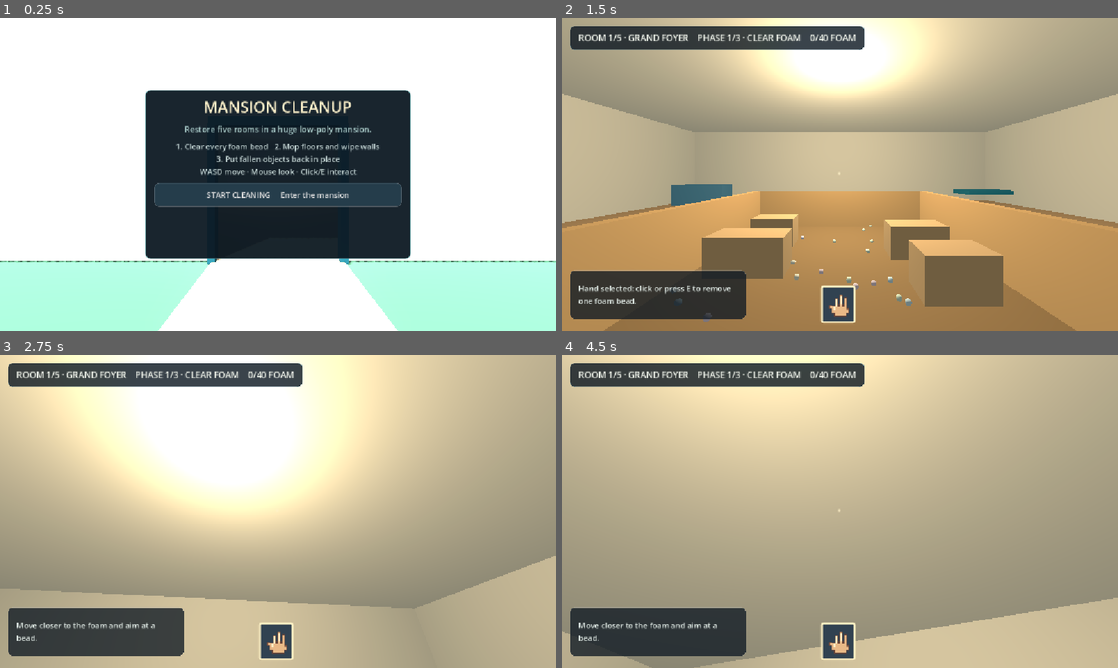
Above: before the commit, frames 1-4 (two rows, left to right).
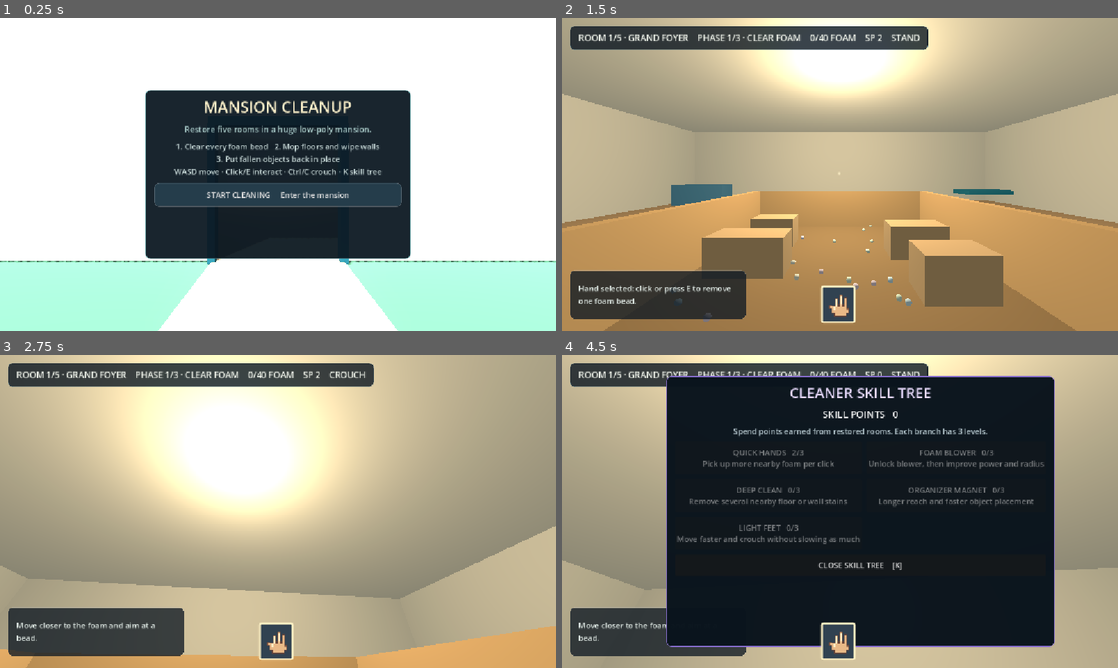
Above: after the commit, the same moments.

Repository: OuanEng/gay
Game: Godot game, scene res://house_main.tscn
The game is run twice, just before and just after one commit, with the same random seed, the same clock (stepped at 60 frames per second) and the same inputs.
Inputs (mouse positions are in pixels of both pictures, inside the frame that each line leads up to):
- Up to frame 1 (0.25 s): no input
- Up to frame 2 (1.5 s): click "START CLEANING Enter the mans…" at 0.5 s; click (840, 305) at 1.25 s
- Up to frame 3 (2.75 s): tap E at 2 s; move the mouse to (305, 511) at 2.02 s; hold W from 2.03 s (still down); hold Ctrl from 2.03 s (still down); click (305, 511) at 2.17 s; tap C at 2.3 s
- Up to frame 4 (4.5 s): move the mouse to (812, 511) at 2.77 s; release Ctrl at 2.78 s; tap C at 2.85 s; click (812, 511) at 2.92 s; tap K at 3.05 s; release W at 3.5 s; click (767, 458) at 3.5 s, where only the run after the commit has a clickable "QUICK HANDS 0/3 Pick up more …"; click (767, 458) at 4.25 s, where only the run after the commit has a clickable "QUICK HANDS 1/3 Pick up more …"

The runs differ from the first frame. In frame 1, 0.5% of the frame differs, in the area x 31-69%, y 48-51%; in frame 2, 0.9%; in frame 3, 26%; in frame 4, 65%, in the area x 0-100%, y 0-100%.

Commit message:
Add cleaner skill tree and crouch upgrades

Diff:
--- a/house_game.gd
+++ b/house_game.gd
@@ -11,6 +11,8 @@
 
 var player: CharacterBody3D
 var view: Camera3D
+var player_collider: CollisionShape3D
+var player_capsule: CapsuleShape3D
 var foam_root: Node3D
 var stage_root: Node3D
 var pearls: Array[PhysicsBody3D] = []
@@ -55,6 +57,10 @@
 var next_level_button: Button
 var tools_bar: HBoxContainer
 var tool_buttons: Array[Button] = []
+var skill_panel: PanelContainer
+var skill_points_label: Label
+var skill_buttons: Array[Button] = []
+var skill_from_shop := false
 var selected_tool := 0
 var uv_marker: Label
 var mode := ""
@@ -82,6 +88,13 @@
 var level_values := [25, 45, 75, 110, 160, 230, 320, 450, 650, 1000]
 var level_names := ["TINY BOX", "BIG BOX", "BEDROOM", "PLAYROOM", "SMALL HOUSE", "TWO ROOMS", "FOAM HOUSE", "STORAGE", "FACTORY", "MEGA WAREHOUSE"]
 var current_foam_count := 10
+var skill_points := 2
+var hand_skill := 0
+var blower_skill := 0
+var mop_skill := 0
+var organize_skill := 0
+var mobility_skill := 0
+var crouching := false
 var cleanup_phase := 0
 var dirt_spots: Array[StaticBody3D] = []
 var misplaced_items: Array[StaticBody3D] = []
@@ -252,13 +265,13 @@
 	player.position = Vector3(0.0, 0.1, 11.0)
 	player.collision_layer = 1
 	player.collision_mask = 3
-	var capsule := CapsuleShape3D.new()
-	capsule.radius = 0.35
-	capsule.height = 1.7
-	var collider := CollisionShape3D.new()
-	collider.shape = capsule
-	collider.position.y = 0.85
-	player.add_child(collider)
+	player_capsule = CapsuleShape3D.new()
+	player_capsule.radius = 0.35
+	player_capsule.height = 1.7
+	player_collider = CollisionShape3D.new()
+	player_collider.shape = player_capsule
+	player_collider.position.y = 0.85
+	player.add_child(player_collider)
 	view = Camera3D.new()
 	view.position.y = 1.55
 	view.current = true
@@ -364,7 +377,7 @@
 	subtitle.add_theme_color_override("font_color", Color("a8c9c7"))
 	menu.add_child(subtitle)
 	var controls := Label.new()
-	controls.text = "1. Clear every foam bead   2. Mop floors and wipe walls\n3. Put fallen objects back in place\nWASD move · Mouse look · Click/E interact"
+	controls.text = "1. Clear every foam bead   2. Mop floors and wipe walls\n3. Put fallen objects back in place\nWASD move · Click/E interact · Ctrl/C crouch · K skill tree"
 	controls.horizontal_alignment = HORIZONTAL_ALIGNMENT_CENTER
 	controls.add_theme_font_size_override("font_size", 16)
 	controls.add_theme_color_override("font_color", Color("c7d8d7"))
@@ -385,6 +398,7 @@
 	hard_button.pressed.connect(start_new_career)
 	menu.add_child(hard_button)
 	make_shop_ui(root)
+	make_skill_tree_ui(root)
 	tools_bar = HBoxContainer.new()
 	tools_bar.anchor_left = 0.5
 	tools_bar.anchor_right = 0.5
@@ -441,8 +455,61 @@
 	buy_blower_button = shop_button(shop, "BUY FOAM BLOWER — 120", buy_blower)
 	upgrade_uv_button = shop_button(shop, "UPGRADE UV RANGE — 100", upgrade_uv)
 	upgrade_blower_button = shop_button(shop, "UPGRADE BLOWER — 150", upgrade_blower)
+	shop_button(shop, "OPEN SKILL TREE", func(): open_skill_tree(true))
 	next_level_button = shop_button(shop, "NEXT LEVEL", next_level)
 	shop_panel.visible = false
+
+
+func make_skill_tree_ui(root: Control) -> void:
+	skill_panel = PanelContainer.new()
+	skill_panel.anchor_left = 0.5
+	skill_panel.anchor_right = 0.5
+	skill_panel.anchor_top = 0.5
+	skill_panel.anchor_bottom = 0.5
+	skill_panel.offset_left = -360.0
+	skill_panel.offset_right = 360.0
+	skill_panel.offset_top = -280.0
+	skill_panel.offset_bottom = 280.0
+	skill_panel.add_theme_stylebox_override("panel", ui_panel_style(Color(0.035, 0.075, 0.11, 0.98), Color("8a6fd1")))
+	skill_panel.mouse_filter = Control.MOUSE_FILTER_STOP
+	root.add_child(skill_panel)
+	var column := VBoxContainer.new()
+	column.add_theme_constant_override("separation", 10)
+	skill_panel.add_child(column)
+	var title := Label.new()
+	title.text = "CLEANER SKILL TREE"
+	title.horizontal_alignment = HORIZONTAL_ALIGNMENT_CENTER
+	title.add_theme_font_size_override("font_size", 30)
+	title.add_theme_color_override("font_color", Color("eadcff"))
+	column.add_child(title)
+	skill_points_label = Label.new()
+	skill_points_label.horizontal_alignment = HORIZONTAL_ALIGNMENT_CENTER
+	skill_points_label.add_theme_font_size_override("font_size", 20)
+	column.add_child(skill_points_label)
+	var intro := Label.new()
+	intro.text = "Spend points earned from restored rooms. Each branch has 3 levels."
+	intro.horizontal_alignment = HORIZONTAL_ALIGNMENT_CENTER
+	intro.add_theme_color_override("font_color", Color("b9cbd2"))
+	column.add_child(intro)
+	var grid := GridContainer.new()
+	grid.columns = 2
+	grid.add_theme_constant_override("h_separation", 10)
+	grid.add_theme_constant_override("v_separation", 10)
+	column.add_child(grid)
+	var labels := ["QUICK HANDS", "FOAM BLOWER", "DEEP CLEAN", "ORGANIZER MAGNET", "LIGHT FEET"]
+	for i in labels.size():
+		var button := Button.new()
+		button.custom_minimum_size = Vector2(325.0, 68.0)
+		button.pressed.connect(upgrade_skill.bind(i))
+		grid.add_child(button)
+		skill_buttons.append(button)
+	var close := Button.new()
+	close.text = "CLOSE SKILL TREE    [K]"
+	close.custom_minimum_size.y = 44.0
+	close.pressed.connect(close_skill_tree)
+	column.add_child(close)
+	skill_panel.visible = false
+	update_skill_tree()
 
 
 func shop_button(parent: Control, text_value: String, callback: Callable) -> Button:
@@ -452,6 +519,74 @@
 	button.pressed.connect(callback)
 	parent.add_child(button)
 	return button
+
+
+func open_skill_tree(from_shop: bool = false) -> void:
+	skill_from_shop = from_shop
+	skill_panel.visible = true
+	if shop_panel != null:
+		shop_panel.visible = false
+	mouse_captured = false
+	Input.mouse_mode = Input.MOUSE_MODE_VISIBLE
+	update_skill_tree()
+
+
+func close_skill_tree() -> void:
+	skill_panel.visible = false
+	if skill_from_shop:
+		shop_panel.visible = true
+	elif playing:
+		capture_mouse()
+
+
+func upgrade_skill(branch: int) -> void:
+	if skill_points <= 0:
+		message = "No skill points. Restore another room to earn more."
+		update_skill_tree()
+		return
+	var level := get_skill_level(branch)
+	if level >= 3:
+		return
+	skill_points -= 1
+	set_skill_level(branch, level + 1)
+	if branch == 1:
+		owns_blower = true
+		blower_level = blower_skill
+		if tool_buttons.size() >= 3:
+			tool_buttons[2].visible = true
+	update_skill_tree()
+	update_ui()
+
+
+func get_skill_level(branch: int) -> int:
+	return [hand_skill, blower_skill, mop_skill, organize_skill, mobility_skill][branch]
+
+
+func set_skill_level(branch: int, value: int) -> void:
+	match branch:
+		0: hand_skill = value
+		1: blower_skill = value
+		2: mop_skill = value
+		3: organize_skill = value
+		4: mobility_skill = value
+
+
+func update_skill_tree() -> void:
+	if skill_points_label == null:
+		return
+	skill_points_label.text = "SKILL POINTS   %d" % skill_points
+	var names := ["QUICK HANDS", "FOAM BLOWER", "DEEP CLEAN", "ORGANIZER MAGNET", "LIGHT FEET"]
+	var details := [
+		"Pick up more nearby foam per click",
+		"Unlock blower, then improve power and radius",
+		"Remove several nearby floor or wall stains",
+		"Longer reach and faster object placement",
+		"Move faster and crouch without slowing as much"
+	]
+	for i in skill_buttons.size():
+		var level := get_skill_level(i)
+		skill_buttons[i].text = "%s   %d/3\n%s" % [names[i], level, details[i]]
+		skill_buttons[i].disabled = level >= 3 or skill_points <= 0
 
 
 func show_modes() -> void:
@@ -467,6 +602,7 @@
 	result.text = ""
 	result_panel.visible = false
 	shop_panel.visible = false
+	skill_panel.visible = false
 	message = ""
 	mouse_captured = false
 	Input.mouse_mode = Input.MOUSE_MODE_VISIBLE
@@ -476,6 +612,13 @@
 func start_new_career() -> void:
 	coins = 0
 	current_level = 1
+	skill_points = 2
+	hand_skill = 0
+	blower_skill = 0
+	mop_skill = 0
+	organize_skill = 0
+	mobility_skill = 0
+	crouching = false
 	pearl_sold = false
 	owns_uv = false
 	owns_blower = false
@@ -734,7 +877,8 @@
 
 func interact_cleanup_task(origin: Vector3, direction: Vector3) -> bool:
 	var mask := 8 if cleanup_phase == 1 else 16
-	var query := PhysicsRayQueryParameters3D.create(origin, origin + direction * 4.2)
+	var reach := 4.2 + float(organize_skill) * 0.8 if cleanup_phase == 2 else 4.2
+	var query := PhysicsRayQueryParameters3D.create(origin, origin + direction * reach)
 	query.collision_mask = mask
 	var hit := get_world_3d().direct_space_state.intersect_ray(query)
 	if hit.is_empty():
@@ -743,9 +887,18 @@
 		return true
 	var body: StaticBody3D = hit["collider"]
 	if cleanup_phase == 1:
-		cleaned_surfaces += 1
-		dirt_spots.erase(body)
-		body.queue_free()
+		var cleaned_now := 0
+		var max_clean := 1 + mop_skill
+		var center := body.global_position
+		var candidates := dirt_spots.duplicate()
+		for dirt in candidates:
+			if cleaned_now >= max_clean:
+				break
+			if is_instance_valid(dirt) and (dirt == body or dirt.global_position.distance_to(center) <= 0.65 + float(mop_skill) * 0.55):
+				dirt_spots.erase(dirt)
+				dirt.queue_free()
+				cleaned_now += 1
+		cleaned_surfaces += cleaned_now
 		message = "Surface cleaned. %d / %d" % [cleaned_surfaces, room_dirt_counts[current_level - 1]]
 		if cleaned_surfaces >= room_dirt_counts[current_level - 1]: advance_cleanup_phase()
 	else:
@@ -753,7 +906,8 @@
 		misplaced_items.erase(body)
 		body.collision_layer = 0
 		var tween := create_tween()
-		tween.tween_property(body, "position", body.get_meta("target"), 0.35).set_trans(Tween.TRANS_BACK)
+		var organize_time := maxf(0.12, 0.42 - float(organize_skill) * 0.09)
+		tween.tween_property(body, "position", body.get_meta("target"), organize_time).set_trans(Tween.TRANS_BACK)
 		message = "Object returned. %d / %d" % [organized_items, room_item_counts[current_level - 1]]
 		if organized_items >= room_item_counts[current_level - 1]:
 			await tween.finished
@@ -767,6 +921,7 @@
 	mouse_captured = false
 	Input.mouse_mode = Input.MOUSE_MODE_VISIBLE
 	coins += level_values[current_level - 1]
+	skill_points += 2
 	pearl_sold = true
 	tools_bar.visible = false
 	crosshair.visible = false
@@ -854,6 +1009,23 @@
 	update_foam_transform(index)
 
 
+func remove_foam_cluster(center_index: int) -> int:
+	var removed := 0
+	var limit := 1 + hand_skill * 2
+	var candidates: Array[int] = [center_index]
+	if hand_skill > 0:
+		for nearby in foam_near(foam_positions[center_index], FOAM_DIAMETER * (2.0 + float(hand_skill))):
+			if nearby != center_index:
+				candidates.append(nearby)
+	for index in candidates:
+		if removed >= limit:
+			break
+		if index >= 0 and index < foam_alive.size() and foam_alive[index]:
+			remove_foam(index)
+			removed += 1
+	return removed
+
+
 func transfer_foam_stack(index: int, new_key: Vector2i) -> void:
 	var old_key := foam_stack_keys[index]
 	if new_key == old_key:
@@ -894,9 +1066,15 @@
 	if Input.is_key_pressed(KEY_D): axis.x += 1.0
 	if Input.is_key_pressed(KEY_W): axis.y -= 1.0
 	if Input.is_key_pressed(KEY_S): axis.y += 1.0
+	var wants_crouch := Input.is_key_pressed(KEY_CTRL) or Input.is_key_pressed(KEY_C)
+	if wants_crouch != crouching:
+		set_crouching(wants_crouch)
 	var move_dir := (player.global_basis.x * axis.x + player.global_basis.z * axis.y).normalized()
-	player.velocity.x = move_dir.x * WALK_SPEED
-	player.velocity.z = move_dir.z * WALK_SPEED
+	var move_speed := WALK_SPEED * (1.0 + float(mobility_skill) * 0.12)
+	if crouching:
+		move_speed *= 0.68 + float(mobility_skill) * 0.07
+	player.velocity.x = move_dir.x * move_speed
+	player.velocity.z = move_dir.z * move_speed
 	player.velocity.y -= 18.0 * delta
 	player.move_and_slide()
 	if push_cooldown <= 0.0:
@@ -905,6 +1083,13 @@
 	move_foam(delta)
 	update_uv_hint()
 	update_switch_prompt()
+
+
+func set_crouching(enabled: bool) -> void:
+	crouching = enabled
+	view.position.y = 0.82 if crouching else 1.55
+	player_capsule.height = 1.0 if crouching else 1.7
+	player_collider.position.y = 0.50 if crouching else 0.85
 
 
 func update_switch_prompt() -> void:
@@ -1015,7 +1200,12 @@
 
 func _unhandled_input(event: InputEvent) -> void:
 	if event is InputEventKey and event.pressed and not event.echo:
-		if event.keycode == KEY_F10 and playing:
+		if event.keycode == KEY_K:
+			if skill_panel.visible:
+				close_skill_tree()
+			else:
+				open_skill_tree(shop_panel.visible)
+		elif event.keycode == KEY_F10 and playing:
 			secret_vision = not secret_vision
 			update_uv_hint()
 		elif event.keycode == KEY_M:
@@ -1076,9 +1266,9 @@
 	var pearl_distance := origin.distance_to(pearl_hit["position"]) if not pearl_hit.is_empty() else INF
 	if foam_hit["index"] >= 0 and foam_hit["distance"] < pearl_distance:
 		var index: int = foam_hit["index"]
-		remove_foam(index)
-		removed_foam += 1
-		message = "One foam bead removed. Keep searching."
+		var picked := remove_foam_cluster(index)
+		removed_foam += picked
+		message = "%d foam bead%s removed." % [picked, "s" if picked > 1 else ""]
 		if removed_foam >= current_foam_count:
 			advance_cleanup_phase()
 	elif not pearl_hit.is_empty():
@@ -1168,6 +1358,7 @@
 	upgrade_blower_button.visible = false
 	next_level_button.disabled = false
 	next_level_button.text = "ENTER ROOM %d" % (current_level + 1) if current_level < 5 else "REPLAY BALLROOM"
+	update_skill_tree()
 
 
 func sell_pearl() -> void:
@@ -1296,7 +1487,8 @@
 		progress = "%d/%d SURFACES" % [cleaned_surfaces, room_dirt_counts[current_level - 1]]
 	elif cleanup_phase == 2:
 		progress = "%d/%d OBJECTS" % [organized_items, room_item_counts[current_level - 1]]
-	hud.text = "ROOM %d/5 · %s    PHASE %d/3 · %s    %s" % [current_level, cleanup_room_names[current_level - 1], cleanup_phase + 1, phase_names[cleanup_phase], progress]
+	var stance := "CROUCH" if crouching else "STAND"
+	hud.text = "ROOM %d/5 · %s    PHASE %d/3 · %s    %s    SP %d    %s" % [current_level, cleanup_room_names[current_level - 1], cleanup_phase + 1, phase_names[cleanup_phase], progress, skill_points, stance]
 	hint.text = message
 	hint_panel.visible = playing and not message.is_empty()
 	for i in tool_buttons.size():
Not shown, added: docs/index.apple-touch-icon.png.import
Not shown, added: docs/index.icon.png.import
Not shown, added: docs/index.png.import
Not shown, changed: docs/index.html
Not shown, changed: docs/index.pck
